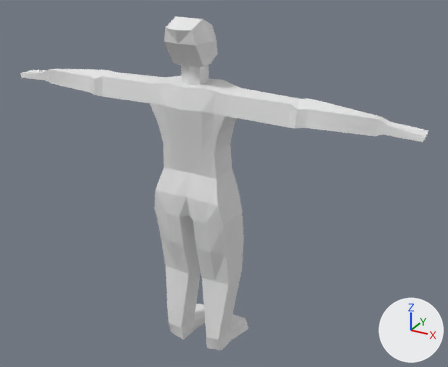
The Blender file Samples/Meshes/person.blend: old version first, new version second.
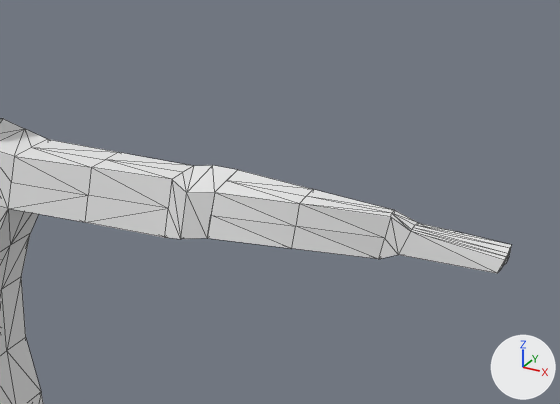
The first picture shows the older version from a camera (50 mm lens) standing at (1.52, -2.49, 1.29) and looking at (0.09, 0.1, -0.01). The close-ups show both versions on the part from 49% to 100% of the width and 9% to 53% of the height of that picture; other places that the commit changed are outside them. The lights are fixed; the arrows at lower right show +X, +Y and +Z. The close-ups show mesh edges as thin lines.
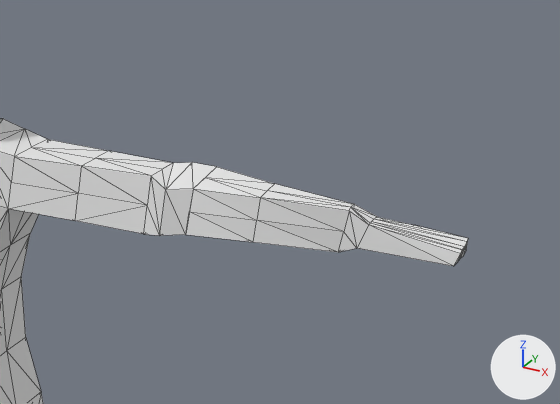
The change, as a diff of the scene's bpy script:
```diff
--- a/Samples/Meshes/person.blend.py
+++ b/Samples/Meshes/person.blend.py
@@ me_cube @@
 me_cube.from_pydata(...)  # 445 vertices, 896 faces; spans x -1.09..1.09, y -0.18..0.23, z -0.96..0.85
 # used by ob_cube; location = (0.0, 0.0, 0.0)
+# me_cube part 1: all 43 vertices in x 0.74..1.09, y -0.08..0.04, z 0.43..0.51 are moved by (-0.07, 0.0, 0.0)
+# me_cube part 2: all 20 vertices in x 0.51..0.6, y -0.1..0.04, z 0.41..0.53 are moved by (-0.04, 0.0, 0.0)
+# me_cube part 3: all 8 vertices in x 0.36, y -0.1..0.05, z 0.43..0.52 are moved by (-0.02, 0.0, 0.0)
 me_cube.materials.append(mat_material)
```

Location of each change, [x1, y1, x2, y2] in pixels of the close-ups (560 x 404 px; the box of a moved part takes in the faces that stretch with it):
'Cube', reshaped
    before: [0, 119, 511, 404]
    after: [0, 119, 468, 404]
part 1 of me_cube, moved or reshaped
    before: [292, 189, 511, 273]
    after: [253, 184, 468, 266]
part 2 of me_cube, moved or reshaped
    before: [165, 165, 313, 248]
    after: [144, 162, 274, 242]
part 3 of me_cube, moved or reshaped
    before: [8, 139, 193, 237]
    after: [8, 140, 172, 234]
